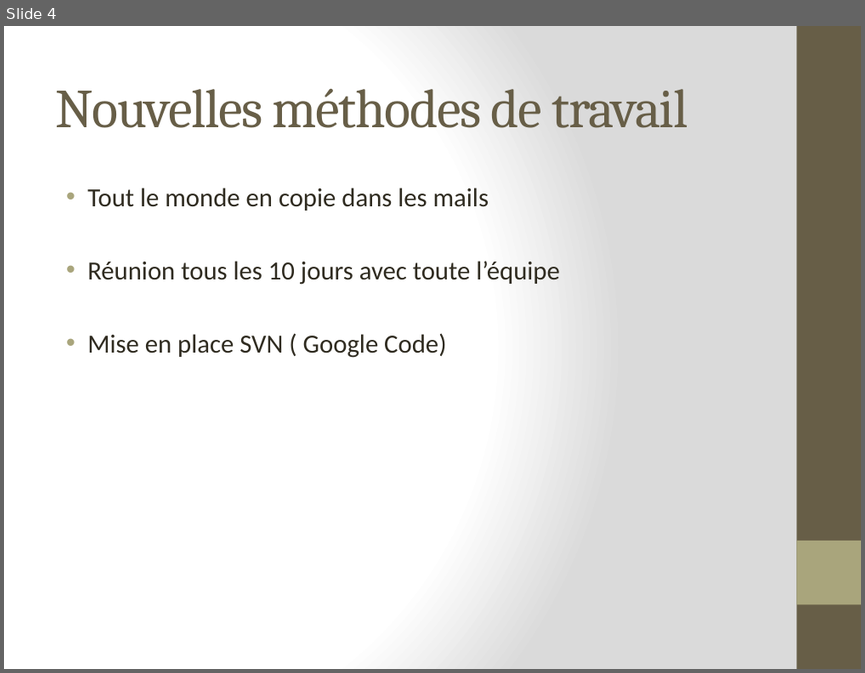
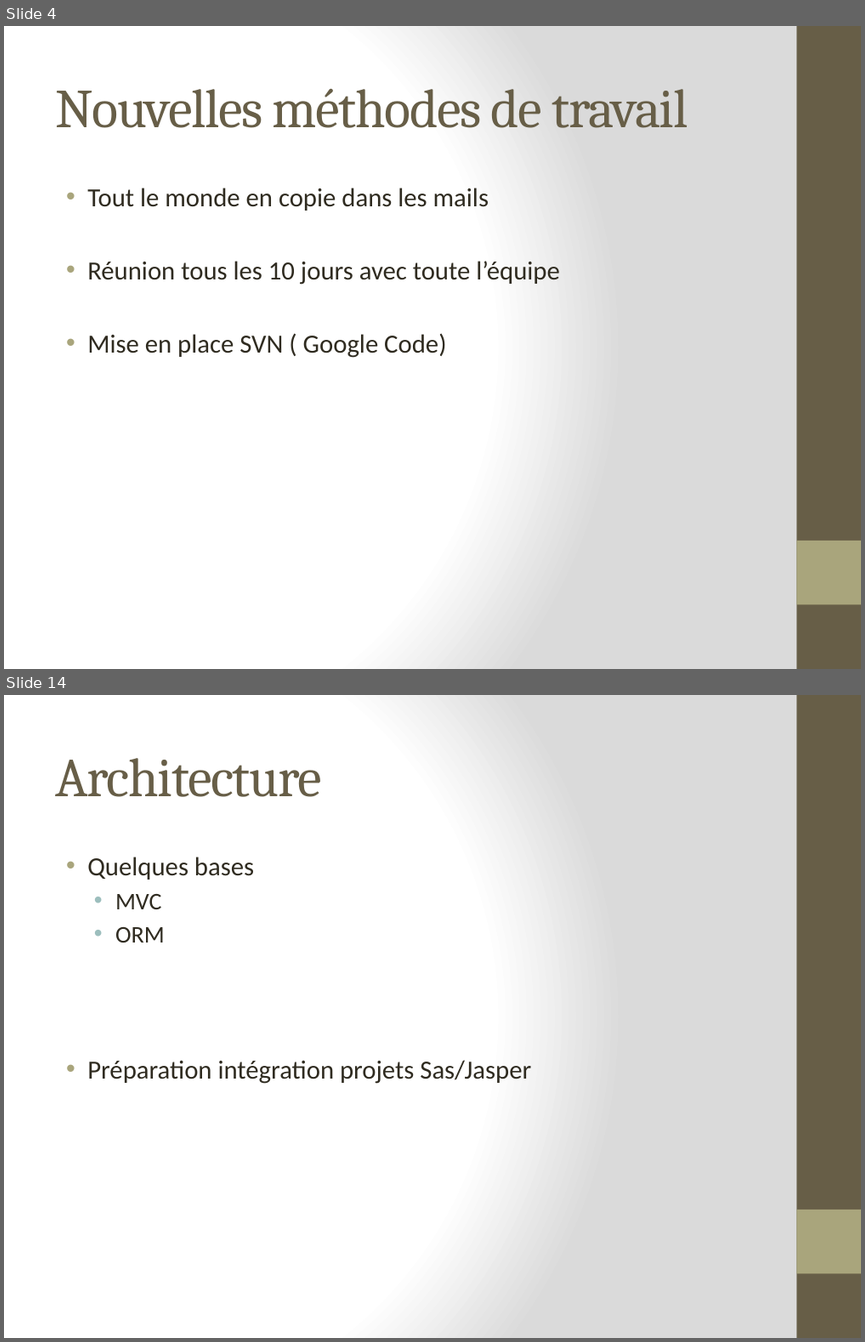
Before and after one commit to lobtec/dartiesgroupe2, a slide deck: PROJET/Presentation/PRE_15-12-10_V1.pptx. Shown one above the other, each under a label of ours: slide 4 before the commit, slides 4 and 14 after it; the slides between them are not shown. The pictures are 865x673 and 865x1342 pixels, drawn with LibreOffice and Linux fonts; fonts in the diff are those of the drawing. Boxes give left, top, right and bottom in pixels: in the first picture for what was removed or moved away, otherwise in the second. Text is boxed around its words. In the diff, an @@ line names an element or a change of style, - is before the commit and + after.

```diff
--- a/PROJET/Presentation/PRE_15-12-10_V1.pptx
+++ b/PROJET/Presentation/PRE_15-12-10_V1.pptx
@@ slide 14 added at bbox=[4, 695, 861, 1338], background gradient #FFFFFF to #DADADA; not listed: 2 template elements that a slide beside it also shows @@
@@ title added at bbox=[55, 758, 321, 797], 46 pt, text #675E47 @@
+Architecture
@@ text added at bbox=[87, 857, 531, 1083], 22 pt, text #2F2B20 @@
+• Quelques bases
+  • MVC
+  • ORM
+• Préparation intégration projets Sas/Jasper
```
Also in this commit, not shown: 1 slide changed, 6 other slides added, 4 slides removed, 1 other file.
